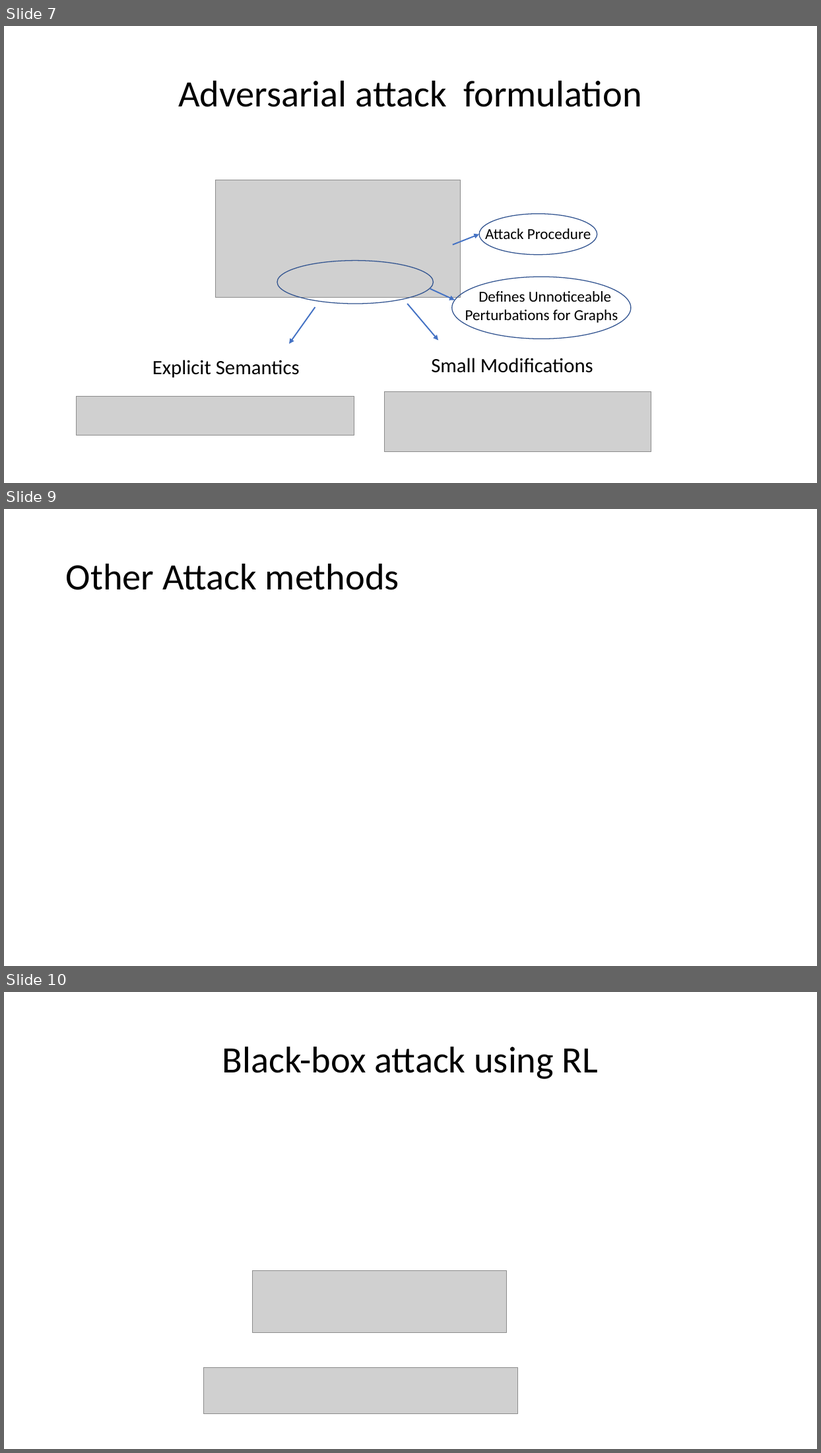
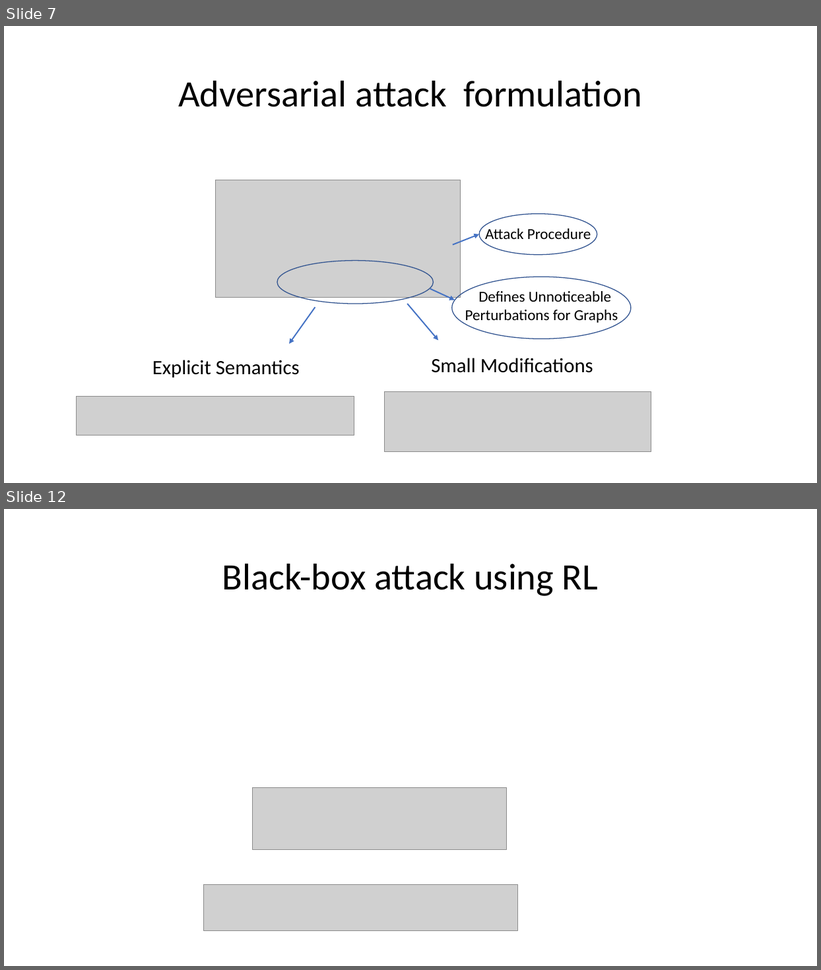
Before and after one commit to aisecure/aisecure.github.io, a slide deck: TEACHING/files/2019/1029/CS598AML_AmishGoel.pptx. Shown one above the other, each under a label of ours: slides 7, 9 and 10 before the commit, slides 7 and 12 after it; the slides between them are not shown. The pictures are 821x1453 and 821x970 pixels, drawn with LibreOffice and Linux fonts; fonts in the diff are those of the drawing; grey boxes stand for pictures. Boxes give left, top, right and bottom in pixels: in the first picture for what was removed or moved away, otherwise in the second. Text is boxed around its words. In the diff, an @@ line names an element or a change of style, - is before the commit and + after.

```diff
--- a/TEACHING/files/2019/1029/CS598AML_AmishGoel.pptx
+++ b/TEACHING/files/2019/1029/CS598AML_AmishGoel.pptx
@@ slide 9 removed at (x1=4, y1=509, x2=817, y2=966), background #FFFFFF @@
@@ title removed at (x1=66, y1=563, x2=399, y2=590) @@
-Other Attack methods
@@ what was slide 10 is now slide 12 @@
```
Also in this commit, not shown: 5 slides changed, 4 slides added.
